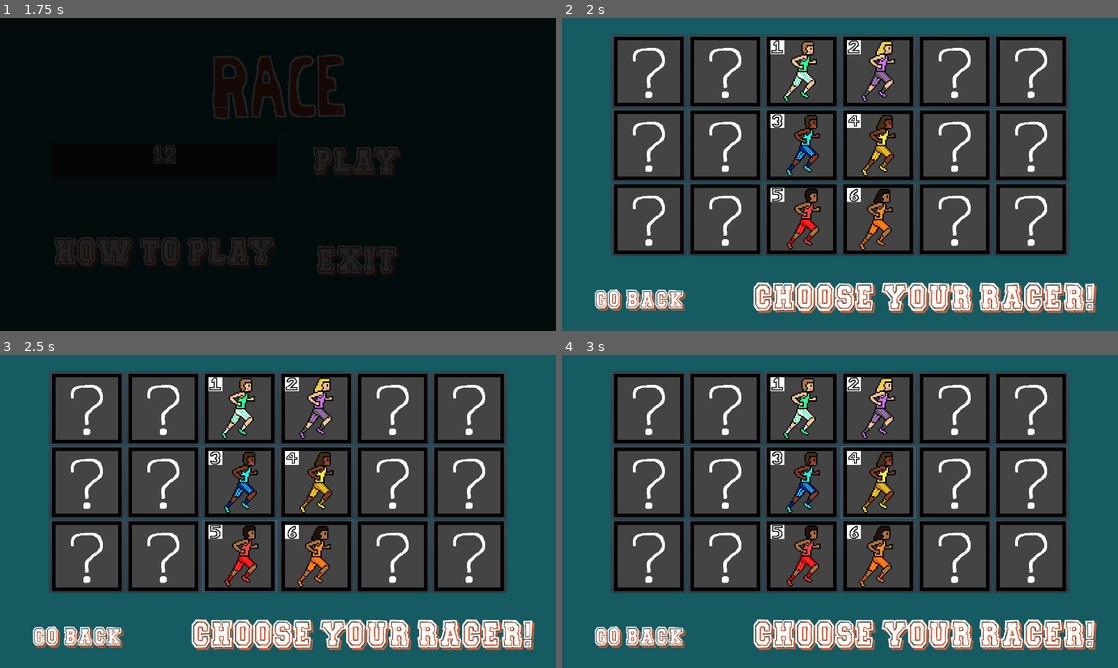
Above: before the commit, frames 1-4 (two rows, left to right).
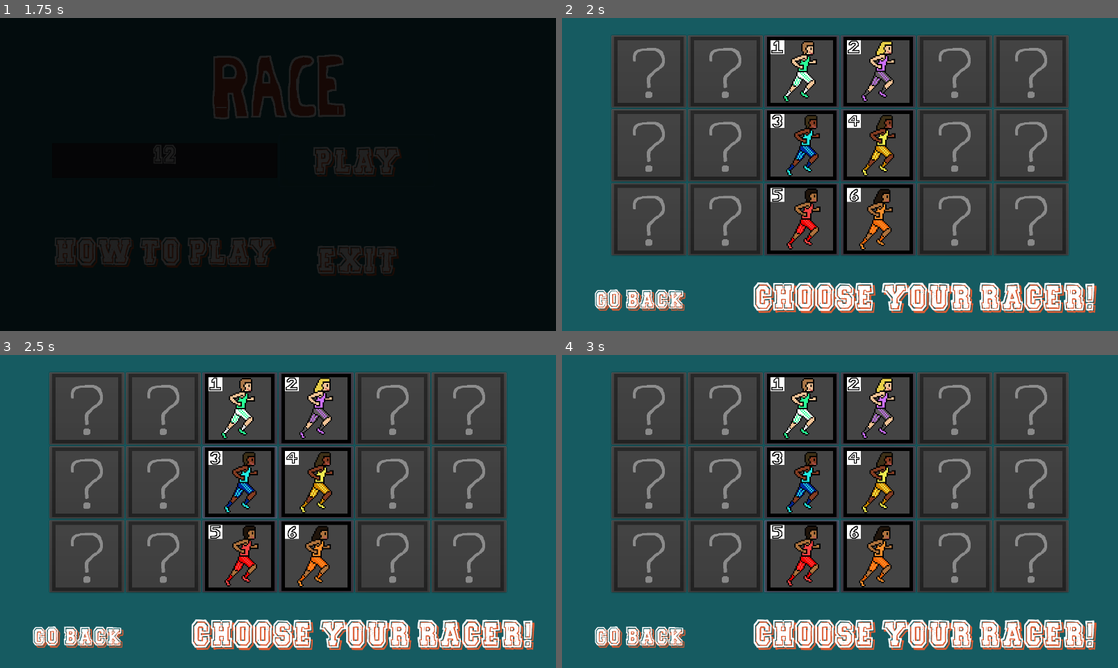
Above: after the commit, the same moments.

Repository: Watsakasaurus/RACE
Game: Godot game, scene res://Menus/TitleScreen.tscn
Same seed, same stepped clock (60 frames per second), same inputs: the game is played once before the commit and once after it.
Inputs (mouse positions are in pixels of both pictures, inside the frame that each line leads up to; where the layout moved, square brackets give the same spot in the first picture):
- Up to frame 1 (1.75 s): click (166, 161) at 0.52 s; type "12" at 0.6 s; click "PLAY" at 1.25 s
- Up to frame 2 (2 s): no input
- Up to frame 3 (2.5 s): click (239, 483) [239, 555] at 2 s
- Up to frame 4 (3 s): click (801, 555) [878, 483] at 2.75 s

Frame 1 is identical in both runs. In frame 2, 8.3% of the frame differs, in the area x 9-91%, y 6-76%; in frame 3, 8.5%; in frame 4, 8.5%.

Commit message:
added all graphics for characters

Diff:
--- a/Menus/CharacterSelect.tscn
+++ b/Menus/CharacterSelect.tscn
@@ -72,7 +72,7 @@
 "_edit_use_anchors_": false
 }
 
-[node name="Racer2" type="Button" parent="CharacterPanel/MaleCharColumn"]
+[node name="Racer3" type="Button" parent="CharacterPanel/MaleCharColumn"]
 margin_top = 170.0
 margin_right = 172.0
 margin_bottom = 336.0
@@ -81,7 +81,7 @@
 "_edit_use_anchors_": false
 }
 
-[node name="Racer3" type="Button" parent="CharacterPanel/MaleCharColumn"]
+[node name="Racer5" type="Button" parent="CharacterPanel/MaleCharColumn"]
 margin_top = 340.0
 margin_right = 172.0
 margin_bottom = 506.0
@@ -95,7 +95,7 @@
 margin_right = 814.0
 margin_bottom = 520.0
 
-[node name="Racer4" type="Button" parent="CharacterPanel/FemaleCharColumn"]
+[node name="Racer2" type="Button" parent="CharacterPanel/FemaleCharColumn"]
 margin_right = 172.0
 margin_bottom = 166.0
 icon = ExtResource( 3 )
@@ -103,7 +103,7 @@
 "_edit_use_anchors_": false
 }
 
-[node name="Racer5" type="Button" parent="CharacterPanel/FemaleCharColumn"]
+[node name="Racer4" type="Button" parent="CharacterPanel/FemaleCharColumn"]
 margin_top = 170.0
 margin_right = 172.0
 margin_bottom = 336.0
--- a/Menus/LockCharColumn.tscn
+++ b/Menus/LockCharColumn.tscn
@@ -1,17 +1,19 @@
 [gd_scene load_steps=2 format=2]
 
 [ext_resource path="res://graphics/buttonGraphics/lockedCharacterButton.png" type="Texture" id=1]
-
-
 
 [node name="LockCharColumn1" type="VBoxContainer"]
 margin_left = 114.0
 margin_right = 286.0
 margin_bottom = 520.0
+__meta__ = {
+"_edit_use_anchors_": false
+}
 
 [node name="LockedChar" type="Button" parent="."]
 margin_right = 172.0
 margin_bottom = 166.0
+disabled = true
 icon = ExtResource( 1 )
 __meta__ = {
 "_edit_use_anchors_": false
@@ -21,6 +23,7 @@
 margin_top = 170.0
 margin_right = 172.0
 margin_bottom = 336.0
+disabled = true
 icon = ExtResource( 1 )
 __meta__ = {
 "_edit_use_anchors_": false
@@ -30,6 +33,7 @@
 margin_top = 340.0
 margin_right = 172.0
 margin_bottom = 506.0
+disabled = true
 icon = ExtResource( 1 )
 __meta__ = {
 "_edit_use_anchors_": false
Binary file added: graphics/characterSprites/AsianFemaleRacer.png
Not shown, added: graphics/characterSprites/AsianFemaleRacer.png.import
Binary file added: graphics/characterSprites/AsianFemaleRacerAlt.png
Not shown, added: graphics/characterSprites/AsianFemaleRacerAlt.png.import
Binary file added: graphics/characterSprites/AsianMaleRacer.png
Not shown, added: graphics/characterSprites/AsianMaleRacer.png.import
Binary file added: graphics/characterSprites/AsianMaleRacerAlt.png
Not shown, added: graphics/characterSprites/AsianMaleRacerAlt.png.import
Binary file added: graphics/characterSprites/BlackFemaleRacer.png
Not shown, added: graphics/characterSprites/BlackFemaleRacer.png.import
Binary file added: graphics/characterSprites/BlackFemaleRacerAlt.png
Not shown, added: graphics/characterSprites/BlackFemaleRacerAlt.png.import
(and 12 more such lines)
